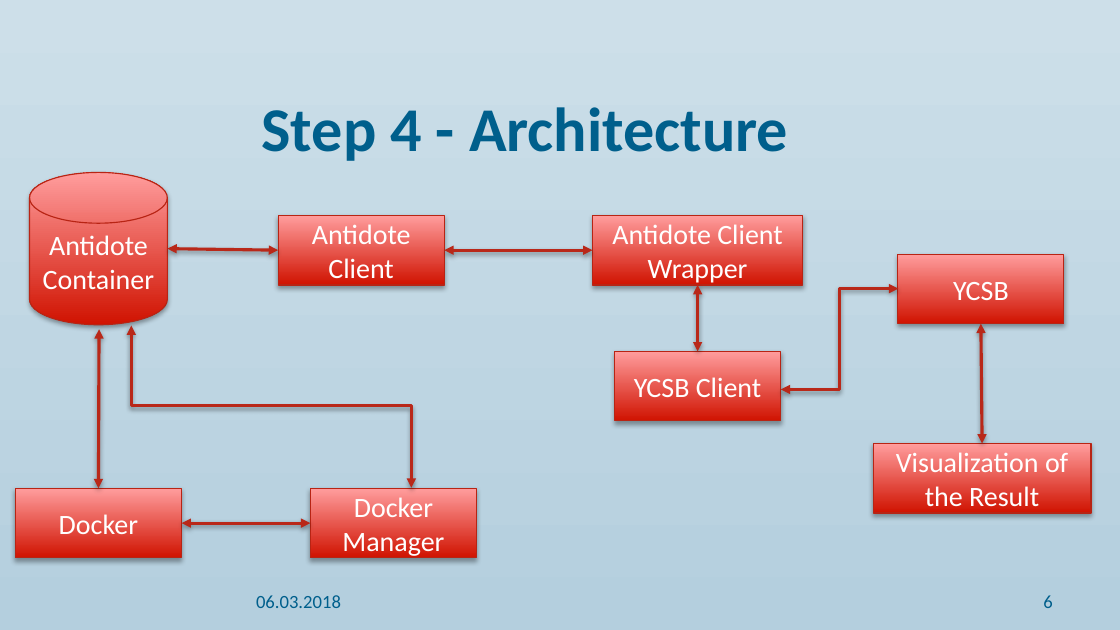
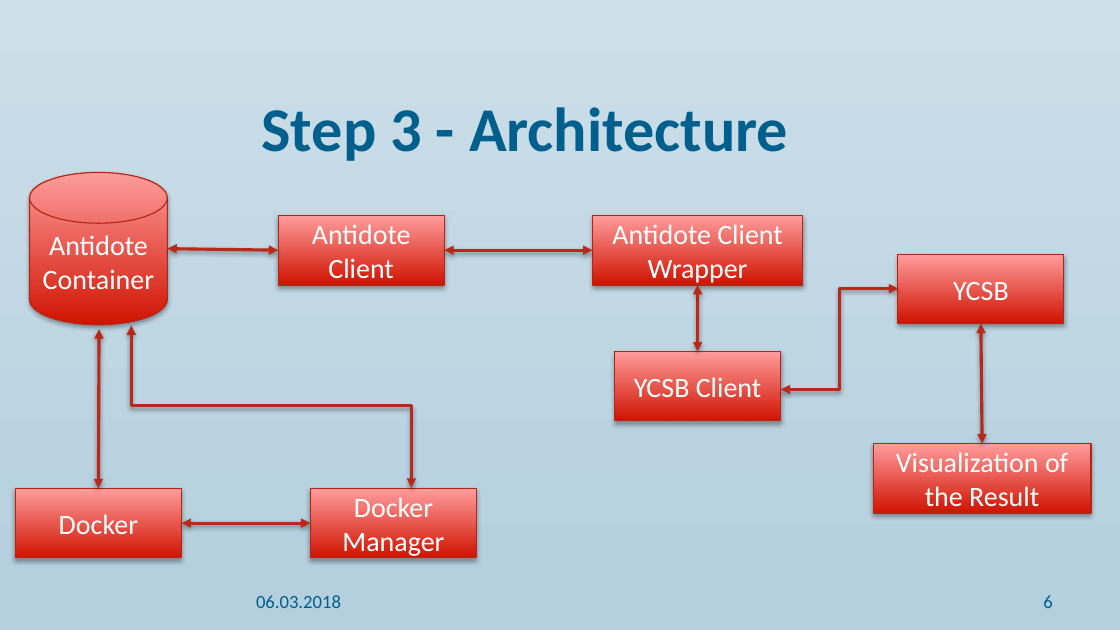
Before and after one commit to alkascaria/7_project4_antidote_benchmarks, a slide deck: slide 6 of Final Presentation/final presentation ppt.pptx. Drawn at 1120x630 pixels with LibreOffice and Linux fonts; fonts in the diff are those of the drawing; background and template pictures are left out. Boxes give left, top, right and bottom in pixels: in the first picture for what was removed or moved away, otherwise in the second. Text is boxed around its words. In the diff, an @@ line names an element or a change of style, - is before the commit and + after.

```diff
--- a/Final Presentation/final presentation ppt.pptx
+++ b/Final Presentation/final presentation ppt.pptx
@@ title at <box>262,107,788,161</box>: text changed @@
-Step 4 - Architecture
+Step 3 - Architecture
```
Also in this commit, not shown: 5 other slides changed, 1 slide added, 5 slides removed.
